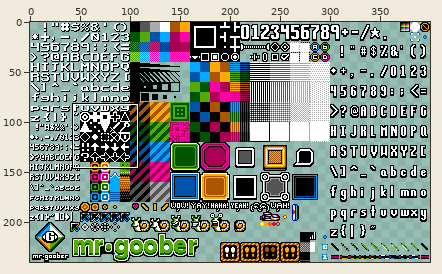
Two versions of one sprite sheet, gb/media/images/gb-0.png. Above, an overview of the earlier version with the close-up marked.
Close-up. Before the commit:
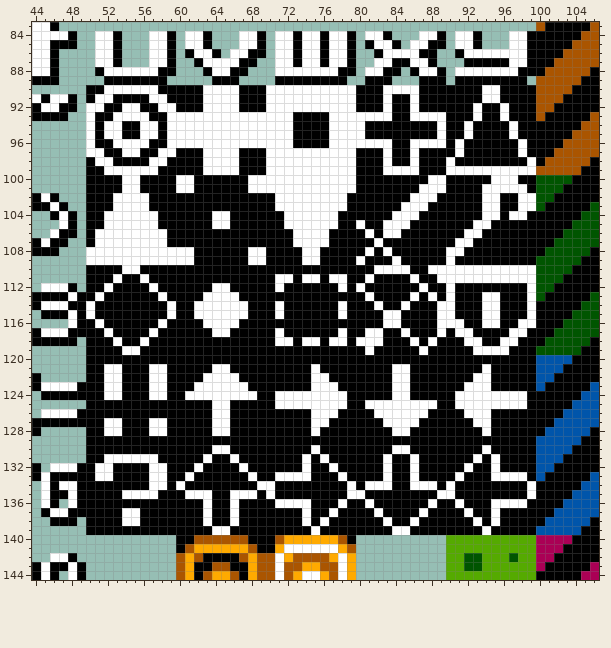
The file is 400x240 pixels. Shown: x 44..106, y 83..144.
After:
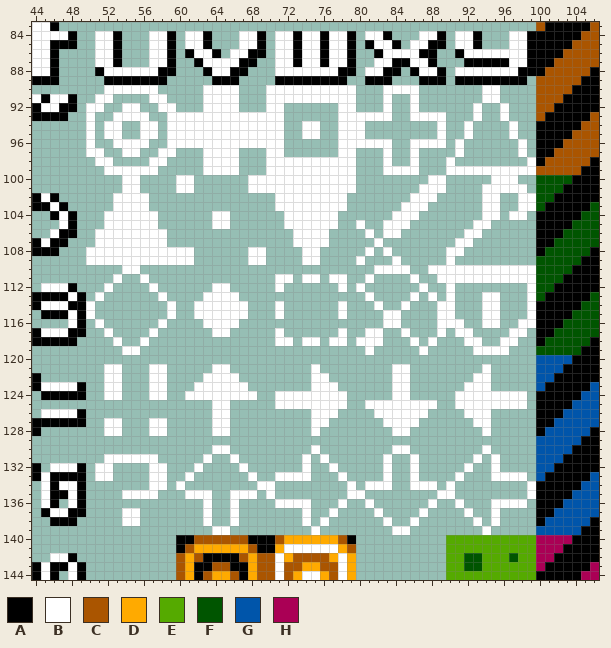
Palette (. is transparent): A #000000  B #ffffff  C #aa5500  D #ffaa00  E #55aa00  F #005500  G #0055aa  H #aa0055
The exact change:
y 90: x 50..51 AA -> ..; x 58..62 AAAAA -> .....; x 67..69 AAA -> ...; x 80..82 AAA -> ...; x 87..93 AAAAAAA -> .......; x 96..99 AAAA -> ....
y 91: x 50 A -> .; x 53..56 AAAA -> ....; x 59..62 AAAA -> ....; x 67..69 AAA -> ...; x 80..82 AAA -> ...; x 84..85 AA -> ..; x 87..93 AAAAAAA -> .......; x 96..99 AAAA -> ....
y 92: x 52..53 AA -> ..; x 56..57 AA -> ..; x 60..62 AAA -> ...; x 67..69 AAA -> ...; x 72..77 BBBBBB -> ......; x 80..82 AAA -> ...; x 84..85 AA -> ..; x 87..92 AAAAAA -> ......; x 94..95 AA -> ..; x 97..99 AAA -> ...
y 93: x 51..52 AA -> ..; x 57..58 AA -> ..; x 72..77 BAAAAB -> ......; x 84..85 AA -> ..; x 90..92 AAA -> ...; x 94..95 AA -> ..; x 97..99 AAA -> ...
y 94..95: x 51 A -> .; x 54..55 AA -> ..; x 58 A -> .; x 72..77 BAAAAB -> ..BB..; x 81..88 AAAAAAAA -> ........; x 90..91 AA -> ..; x 93..96 AAAA -> ....; x 98..99 AA -> ..
y 96: x 51..52 AA -> ..; x 57..58 AA -> ..; x 72..77 BAAAAB -> ......; x 84..85 AA -> ..; x 90 A -> .; x 92..97 AAAAAA -> ......; x 99 A -> .
y 97: x 52..53 AA -> ..; x 56..57 AA -> ..; x 60..62 AAA -> ...; x 67..69 AAA -> ...; x 72..77 BBBBBB -> ......; x 80..82 AAA -> ...; x 84..85 AA -> ..; x 87..90 AAAA -> ....; x 92..97 AAAAAA -> ......; x 99 A -> .
y 98: x 50 A -> .; x 53..56 AAAA -> ....; x 59..62 AAAA -> ....; x 67..69 AAA -> ...; x 80..82 AAA -> ...; x 84..85 AA -> ..; x 87..89 AAA -> ...; x 91..98 AAAAAAAA -> ........
y 99: x 50..51 AA -> ..; x 58..62 AAAAA -> .....; x 67..69 AAA -> ...; x 80..82 AAA -> ...; x 87..89 AAA -> ...
y 100: x 50..53 AAAA -> ....; x 56..59 AAAA -> ....; x 62..67 AAAAAA -> ......; x 80..87 AAAAAAAA -> ........; x 90..94 AAAAA -> .....; x 98..99 AA -> ..
y 101: x 50..53 AAAA -> ....; x 56..59 AAAA -> ....; x 62..67 AAAAAA -> ......; x 80..86 AAAAAAA -> .......; x 90..93 AAAA -> ....; x 99 A -> .
y 102: x 50..52 AAA -> ...; x 57..70 AAAAAAAAAAAAAA -> ..............; x 79..85 AAAAAAA -> .......; x 89..93 AAAAA -> .....; x 96..97 AA -> ..
y 103: x 50..52 AAA -> ...; x 57..70 AAAAAAAAAAAAAA -> ..............; x 79..84 AAAAAA -> ......; x 88..93 AAAAAA -> ......; x 96..97 AA -> ..
y 104: x 50..51 AA -> ..; x 58..63 AAAAAA -> ......; x 66..71 AAAAAA -> ......; x 78..83 AAAAAA -> ......; x 87..93 AAAAAAA -> .......; x 96 A -> .; x 99 A -> .
y 105: x 50..51 AA -> ..; x 58..63 AAAAAA -> ......; x 66..71 AAAAAA -> ......; x 78..79 AA -> ..; x 81..82 AA -> ..; x 86..92 AAAAAAA -> .......; x 95..99 AAAAA -> .....
y 106: x 50 A -> .; x 59..72 AAAAAAAAAAAAAA -> ..............; x 77..80 AAAA -> ....; x 82 A -> .; x 85..91 AAAAAAA -> .......; x 94..99 AAAAAA -> ......
y 107: x 50 A -> .; x 59..72 AAAAAAAAAAAAAA -> ..............; x 77..81 AAAAA -> .....; x 83..90 AAAAAAAA -> ........; x 93..99 AAAAAAA -> .......
y 108: x 62..67 AAAAAA -> ......; x 70..73 AAAA -> ....; x 76..80 AAAAA -> .....; x 82 A -> .; x 84..89 AAAAAA -> ......; x 92..99 AAAAAAAA -> ........
y 109: x 62..67 AAAAAA -> ......; x 70..73 AAAA -> ....; x 76..79 AAAA -> ....; x 81..83 AAA -> ...; x 85..89 AAAAA -> .....; x 91..99 AAAAAAAAA -> .........
y 110: x 50..53 AAAA -> ....; x 56..81 AAAAAAAAAAAAAAAAAAAAAAAAAA -> ..........................; x 86..87 AA -> ..
y 111: x 50..52 AAA -> ...; x 54..55 AA -> ..; x 57..70 AAAAAAAAAAAAAA -> ..............; x 73 A -> .; x 76 A -> .; x 79..80 AA -> ..; x 82..85 AAAA -> ....; x 87..88 AA -> ..
y 112: x 50..51 AA -> ..; x 53..56 AAAA -> ....; x 58..63 AAAAAA -> ......; x 66..70 AAAAA -> .....; x 72..77 AAAAAA -> ......; x 79 A -> .; x 81..86 AAAAAA -> ......; x 88..89 AA -> ..; x 91..98 AAAAAAAA -> ........
y 113: x 50 A -> .; x 52..57 AAAAAA -> ......; x 59..62 AAAA -> ....; x 67..80 AAAAAAAAAAAAAA -> ..............; x 82..85 AAAA -> ....; x 87 A -> .; x 89 A -> .; x 91..93 AAA -> ...; x 96..98 AAA -> ...
y 114: x 51..58 AAAAAAAA -> ........; x 60..61 AA -> ..; x 68..70 AAA -> ...; x 72..77 AAAAAA -> ......; x 79..81 AAA -> ...; x 83..84 AA -> ..; x 86..88 AAA -> ...; x 91..93 AAA -> ...; x 96..98 AAA -> ...
y 115: x 51..58 AAAAAAAA -> ........; x 60..61 AA -> ..; x 68..70 AAA -> ...; x 72..77 AAAAAA -> ......; x 79..82 AAAA -> ....; x 85..88 AAAA -> ....; x 91..93 AAA -> ...; x 96..98 AAA -> ...
y 116: x 50 A -> .; x 52..57 AAAAAA -> ......; x 59..62 AAAA -> ....; x 67..82 AAAAAAAAAAAAAAAA -> ................; x 85..88 AAAA -> ....; x 92..93 AA -> ..; x 96..97 AA -> ..
y 117: x 50..51 AA -> ..; x 53..56 AAAA -> ....; x 58..63 AAAAAA -> ......; x 66..70 AAAAA -> .....; x 72..77 AAAAAA -> ......; x 79..80 AA -> ..; x 83..84 AA -> ..; x 86..88 AAA -> ...; x 90 A -> .; x 93..96 AAAA -> ....; x 99 A -> .
y 118: x 50..52 AAA -> ...; x 54..55 AA -> ..; x 57..70 AAAAAAAAAAAAAA -> ..............; x 73 A -> .; x 76 A -> .; x 79 A -> .; x 83..85 AAA -> ...; x 87 A -> .; x 89..91 AAA -> ...; x 94..95 AA -> ..; x 98..99 AA -> ..
y 119: x 50..53 AAAA -> ....; x 56..80 AAAAAAAAAAAAAAAAAAAAAAAAA -> .........................; x 82..86 AAAAA -> .....; x 88..92 AAAAA -> .....; x 97..99 AAA -> ...
y 120: x 50..99 AAAAAAAAAAAAAAAAAAAAAAAAAAAAAAAAAAAAAAAAAAAAAAAAAA -> ..................................................
y 121: x 50..51 AA -> ..; x 54..56 AAA -> ...; x 59..63 AAAAA -> .....; x 66..74 AAAAAAAAA -> .........; x 76..83 AAAAAAAA -> ........; x 86..93 AAAAAAAA -> ........; x 95..99 AAAAA -> .....
y 122: x 50..51 AA -> ..; x 54..56 AAA -> ...; x 59..62 AAAA -> ....; x 67..74 AAAAAAAA -> ........; x 77..83 AAAAAAA -> .......; x 86..92 AAAAAAA -> .......; x 95..99 AAAAA -> .....
y 123: x 50..51 AA -> ..; x 54..56 AAA -> ...; x 59..61 AAA -> ...; x 68..74 AAAAAAA -> .......; x 78..83 AAAAAA -> ......; x 86..91 AAAAAA -> ......; x 95..99 AAAAA -> .....
y 124: x 50..51 AA -> ..; x 54..56 AAA -> ...; x 59..60 AA -> ..; x 69..70 AA -> ..; x 79..83 AAAAA -> .....; x 86..90 AAAAA -> .....; x 99 A -> .
y 125: x 50..63 AAAAAAAAAAAAAA -> ..............; x 66..70 AAAAA -> .....; x 79..80 AA -> ..; x 89..90 AA -> ..; x 99 A -> .
y 126: x 50..63 AAAAAAAAAAAAAA -> ..............; x 66..74 AAAAAAAAA -> .........; x 78..81 AAAA -> ....; x 88..91 AAAA -> ....; x 95..99 AAAAA -> .....
y 127: x 50..51 AA -> ..; x 54..56 AAA -> ...; x 59..63 AAAAA -> .....; x 66..74 AAAAAAAAA -> .........; x 77..82 AAAAAA -> ......; x 87..92 AAAAAA -> ......; x 95..99 AAAAA -> .....
y 128: x 50..51 AA -> ..; x 54..56 AAA -> ...; x 59..63 AAAAA -> .....; x 66..74 AAAAAAAAA -> .........; x 76..83 AAAAAAAA -> ........; x 86..93 AAAAAAAA -> ........; x 95..99 AAAAA -> .....
y 129: x 50..99 AAAAAAAAAAAAAAAAAAAAAAAAAAAAAAAAAAAAAAAAAAAAAAAAAA -> ..................................................
y 130: x 50..63 AAAAAAAAAAAAAA -> ..............; x 66..74 AAAAAAAAA -> .........; x 76..83 AAAAAAAA -> ........; x 86..93 AAAAAAAA -> ........; x 95..99 AAAAA -> .....
y 131: x 50..51 AA -> ..; x 58..62 AAAAA -> .....; x 64..65 AA -> ..; x 67..73 AAAAAAA -> .......; x 75 A -> .; x 77..82 AAAAAA -> ......; x 84..85 AA -> ..; x 87..92 AAAAAA -> ......; x 94 A -> .; x 96..99 AAAA -> ....
y 132: x 50 A -> .; x 53..56 AAAA -> ....; x 59..61 AAA -> ...; x 63..66 AAAA -> ....; x 68..73 AAAAAA -> ......; x 75..76 AA -> ..; x 78..82 AAAAA -> .....; x 84..85 AA -> ..; x 87..91 AAAAA -> .....; x 93..94 AA -> ..; x 96..99 AAAA -> ....
y 133: x 50 A -> .; x 53..56 AAAA -> ....; x 59..60 AA -> ..; x 62..67 AAAAAA -> ......; x 69..70 AA -> ..; x 75..77 AAA -> ...; x 79..82 AAAA -> ....; x 84..85 AA -> ..; x 87..90 AAAA -> ....; x 92..94 AAA -> ...; x 99 A -> .
y 134: x 50..56 AAAAAAA -> .......; x 59 A -> .; x 61..68 AAAAAAAA -> ........; x 71..78 AAAAAAAA -> ........; x 80 A -> .; x 84..85 AA -> ..; x 89 A -> .; x 91..98 AAAAAAAA -> ........
y 135: x 50..53 AAAA -> ....; x 58..60 AAA -> ...; x 64..65 AA -> ..; x 69 A -> .; x 71..78 AAAAAAAA -> ........; x 81..88 AAAAAAAA -> ........; x 91..98 AAAAAAAA -> ........
y 136: x 50..62 AAAAAAAAAAAAA -> .............; x 64..65 AA -> ..; x 67..70 AAAA -> ....; x 75..77 AAA -> ...; x 79..80 AA -> ..; x 82..87 AAAAAA -> ......; x 89..90 AA -> ..; x 92..94 AAA -> ...; x 99 A -> .
y 137: x 50..53 AAAA -> ....; x 56..62 AAAAAAA -> .......; x 64..65 AA -> ..; x 67..73 AAAAAAA -> .......; x 75..76 AA -> ..; x 78..81 AAAA -> ....; x 83..86 AAAA -> ....; x 88..91 AAAA -> ....; x 93..94 AA -> ..; x 96..99 AAAA -> ....
y 138: x 50..53 AAAA -> ....; x 56..62 AAAAAAA -> .......; x 64..65 AA -> ..; x 67..73 AAAAAAA -> .......; x 75 A -> .; x 77..82 AAAAAA -> ......; x 84..85 AA -> ..; x 87..92 AAAAAA -> ......; x 94 A -> .; x 96..99 AAAA -> ....
y 139: x 50..63 AAAAAAAAAAAAAA -> ..............; x 66..74 AAAAAAAAA -> .........; x 76..83 AAAAAAAA -> ........; x 86..93 AAAAAAAA -> ........; x 95..99 AAAAA -> .....
Where, in picture pixels (left, top, right, bottom), the same in both close-ups:
changed: (86, 85, 536, 535)
